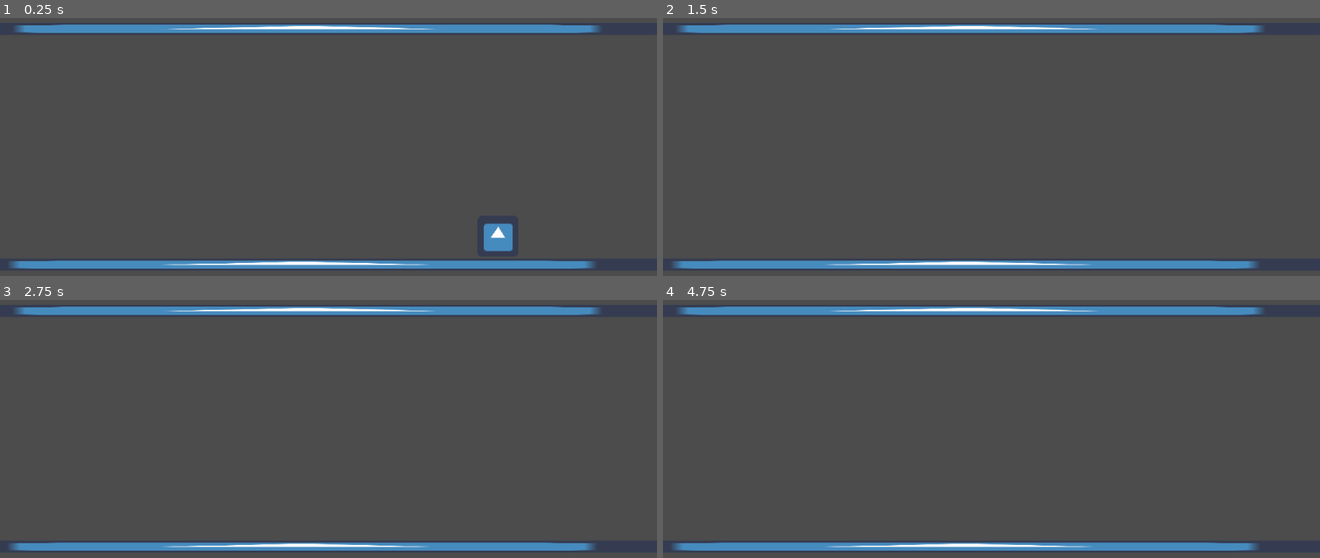
Above: before the commit, frames 1-4 (two rows, left to right).
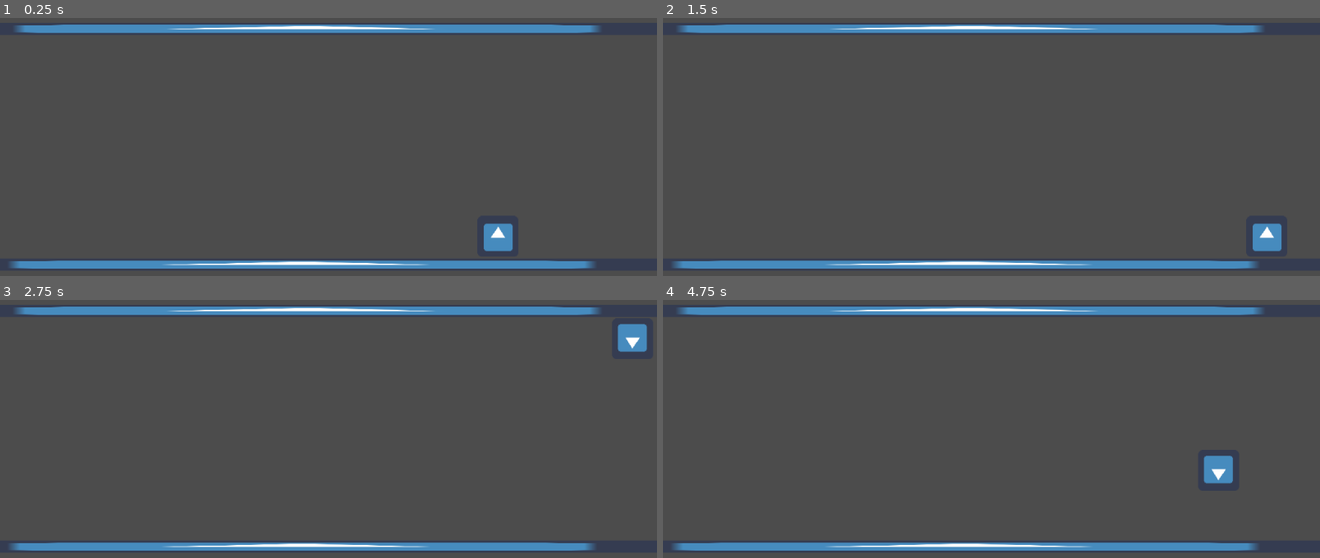
Above: after the commit, the same moments.

Repository: grabowskiArtur/gry_UJ
Game: Godot game, scene res://main.tscn
The game is run twice, just before and just after one commit, with the same random seed, the same clock (stepped at 60 frames per second) and the same inputs. The engine's default icon, where the game draws it, is replaced by a stand-in: a white triangle on a blue panel in a dark square.
Inputs:
- Up to frame 1 (0.25 s): no input
- Up to frame 2 (1.5 s): tap Enter (ui_accept) at 0.5, 0.77 s; hold Right 0.53-1.28 s; hold Left from 1.28 s (still down)
- Up to frame 3 (2.75 s): tap Enter (ui_accept) at 1.52 s; release Left at 2.03 s; hold Right from 2.03 s (still down)
- Up to frame 4 (4.75 s): tap Enter (ui_accept) at 3.02, 3.5, 3.77, 4.52 s; release Right at 3.53 s; hold Left from 3.53 s (still down)

The runs differ from the first frame. In frame 2, 0.5% of the frame differs, in the area x 89-95%, y 79-91%; in frame 3, 0.5%, in the area x 94-99%, y 9-21%; in frame 4, 0.5%.

Commit message:
Gravity is fixed

Diff:
--- a/Scripts/player.gd
+++ b/Scripts/player.gd
@@ -7,17 +7,17 @@
 	pass
 
 func _process(delta):
-	motion += globals.gravity * 100
+	#motion += globals.gravity * 100
 
 	if( Input.is_key_pressed(KEY_LEFT) ):
-		motion +=Vector2(-100,0)
+		self.move_and_collide(Vector2(-5,0))
 	if( Input.is_key_pressed(KEY_RIGHT) ):
-		motion +=Vector2(100,0)
+		self.move_and_collide(Vector2(5,0))
 	if( Input.is_action_just_released("ui_accept") ):
 		#var input = Input
 
 		self.rotate(PI)
 		print("rotate")
 
-	move_and_slide(motion)
+	move_and_slide(globals.gravity*500)
 	pass
